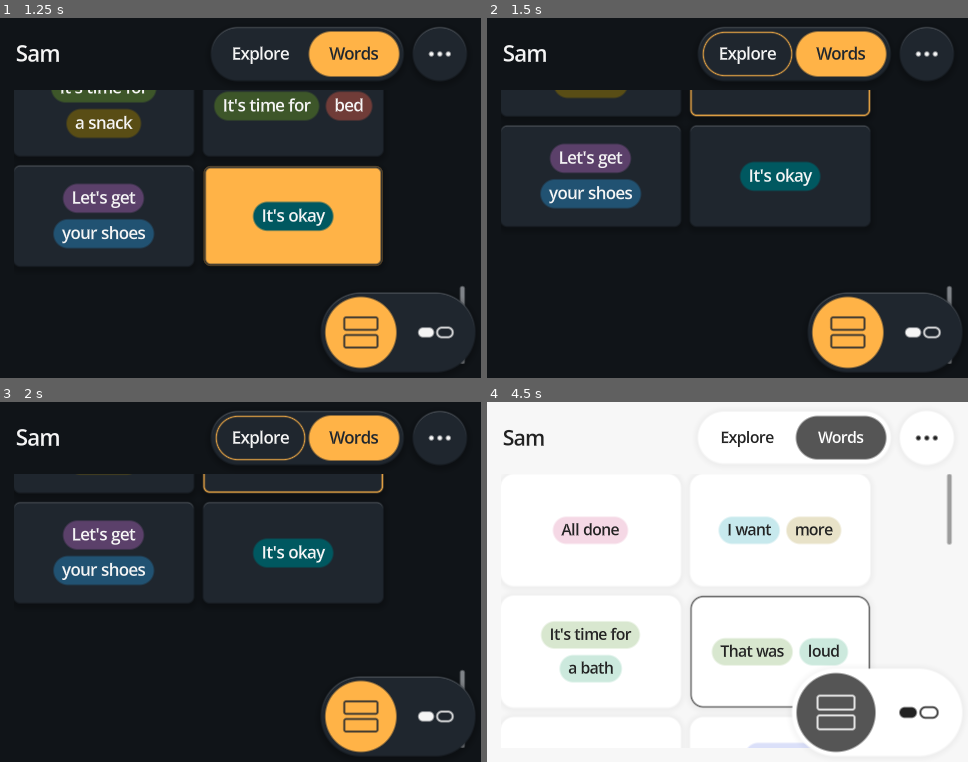
Above: before the commit, frames 1-4 (two rows, left to right).
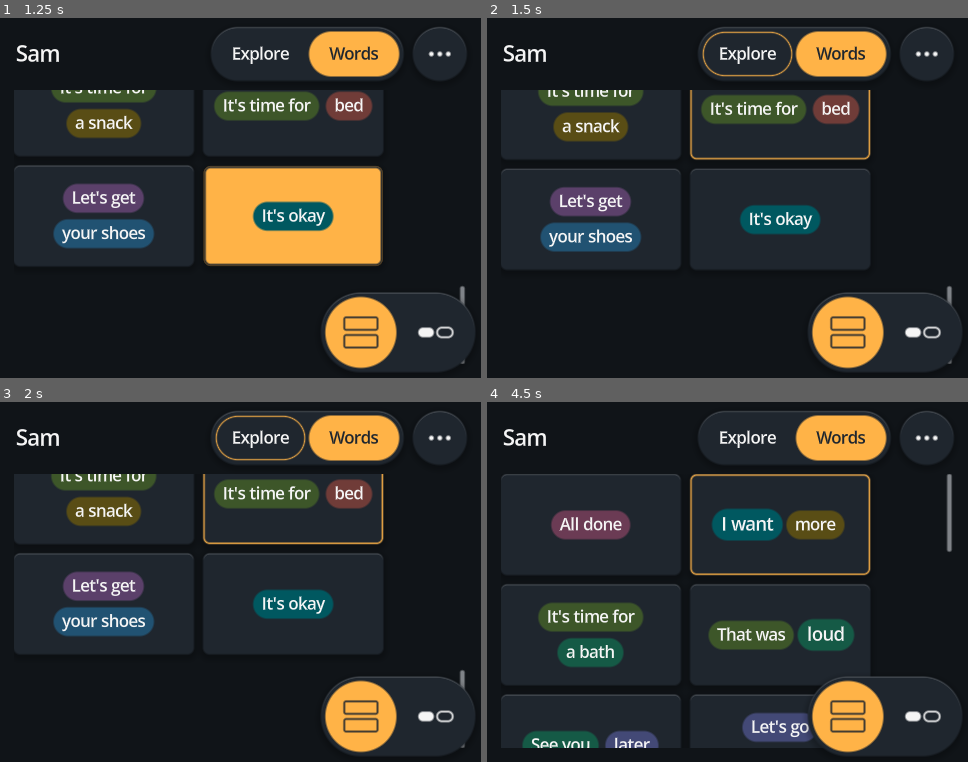
Above: after the commit, the same moments.

Repository: crashtestbrandt/alex
Game: Godot game, scene res://tools/instr/overscroll_probe.tscn
The game is run twice, just before and just after one commit, with the same random seed, the same clock (stepped at 60 frames per second) and the same inputs. This scene is started directly instead of the project's main scene.
Inputs (mouse positions are in pixels of both pictures, inside the frame that each line leads up to):
- Up to frame 1 (1.25 s): click "Sam" at 0.5 s
- Up to frame 2 (1.5 s): click "Explore" at 1.25 s
- Up to frame 3 (2 s): no input
- Up to frame 4 (4.5 s): click "Words" at 2 s; click (924, 438) at 2.75 s; click (592, 531) at 3.52 s; click (780, 524) at 4.27 s

Frame 1 is identical in both runs. In frame 2, 15% of the frame differs, in the area x 2-80%, y 20-65%; in frame 3, 15%; in frame 4, 99%, in the area x 0-100%, y 0-100%.

Commit message:
fix(ui) end a scroll's pull wherever its release lands
The release now goes through _input, which sees it even when it lands on a child that took the press or
outside the window. A pull also ends when the window loses focus, and a scroll hidden mid-pull returns to rest
at once. Before, a lost release could leave the content past its end and skip fling detection until the next
press. From the review on #51.

Co-Authored-By: Claude Opus 5.5 <noreply@anthropic.com>
Claude-Session: https://claude.ai/code/session_01HHhmAU2yKBneE91aWFPc4v

Diff:
--- a/scripts/ui/sdf_scroll.gd
+++ b/scripts/ui/sdf_scroll.gd
@@ -71,12 +71,7 @@
 			_travel = 0.0
 			_stop_spring()
 			_pull = Overscroll.unband(_shown, size.y)
-		else:
-			_touching = false
-			# Only a release that ends a drag hands the content to the native inertia.
-			if _travel >= _deadzone():
-				_since_drag = 0.0
-			_return()
+		# A release is handled in _input, which sees it wherever it lands.
 		return
 	var motion: InputEventMouseMotion = event as InputEventMouseMotion
 	if motion == null or not _touching or (motion.button_mask & MOUSE_BUTTON_MASK_LEFT) == 0:
@@ -91,6 +86,33 @@
 	_pull = next
 	_show(Overscroll.band(_pull, size.y))
 	accept_event()
+
+## A release can land on a child that took the press, or outside the window, and never reach _gui_input. _input
+## sees every event first, so a press this scroll took always ends here.
+func _input(event: InputEvent) -> void:
+	var button: InputEventMouseButton = event as InputEventMouseButton
+	if _touching and button != null and button.button_index == MOUSE_BUTTON_LEFT and not button.pressed:
+		_end_touch()
+
+func _notification(what: int) -> void:
+	match what:
+		NOTIFICATION_WM_WINDOW_FOCUS_OUT:
+			if _touching:
+				_end_touch()
+		NOTIFICATION_VISIBILITY_CHANGED:
+			# Hidden mid-pull or mid-spring, the content goes back to rest at once.
+			if not is_visible_in_tree():
+				_touching = false
+				_pull = 0.0
+				_stop_spring()
+				_show(0.0)
+
+func _end_touch() -> void:
+	_touching = false
+	# Only a release that ends a drag hands the content to the native inertia.
+	if _travel >= _deadzone():
+		_since_drag = 0.0
+	_return()
 
 ## The travel before a press becomes a drag: the container's own deadzone, or the project's when it has none.
 func _deadzone() -> float:
--- a/tools/instr/overscroll_probe.gd
+++ b/tools/instr/overscroll_probe.gd
@@ -113,6 +113,26 @@
 	await get_tree().create_timer(SdfScroll.RETURN_SECONDS + 0.3).timeout
 	_check(stage.overscroll() == 0.0, "and settles")
 
+	# A pull that loses the window springs back, as if released.
+	stage.scroll_vertical = 0
+	await _frames(2)
+	await _press(at)
+	await _drag(at, Vector2(0.0, 12.0), 20)
+	stage.notification(NOTIFICATION_WM_WINDOW_FOCUS_OUT)
+	await get_tree().create_timer(SdfScroll.RETURN_SECONDS + 0.3).timeout
+	_check(stage.overscroll() == 0.0, "losing the window mid-pull springs back")
+	await _release(at + Vector2(0.0, 240.0))
+
+	# A pull whose screen goes away comes back to rest at once.
+	await _press(at)
+	await _drag(at, Vector2(0.0, 12.0), 20)
+	home.show_explore()
+	await _frames(1)
+	_check(stage.overscroll() == 0.0, "hiding the scroll mid-pull returns it at once")
+	await _release(at + Vector2(0.0, 240.0))
+	home.show_palette()
+	await _frames(4)
+
 	# With motion off the release returns at once.
 	Style.apply(StylePreset.load_by_id("quiet"))
 	_check(Style.motion_scale() == 0.0, "the Quiet style has motion off")
Not shown, changed: docs/ui.md
